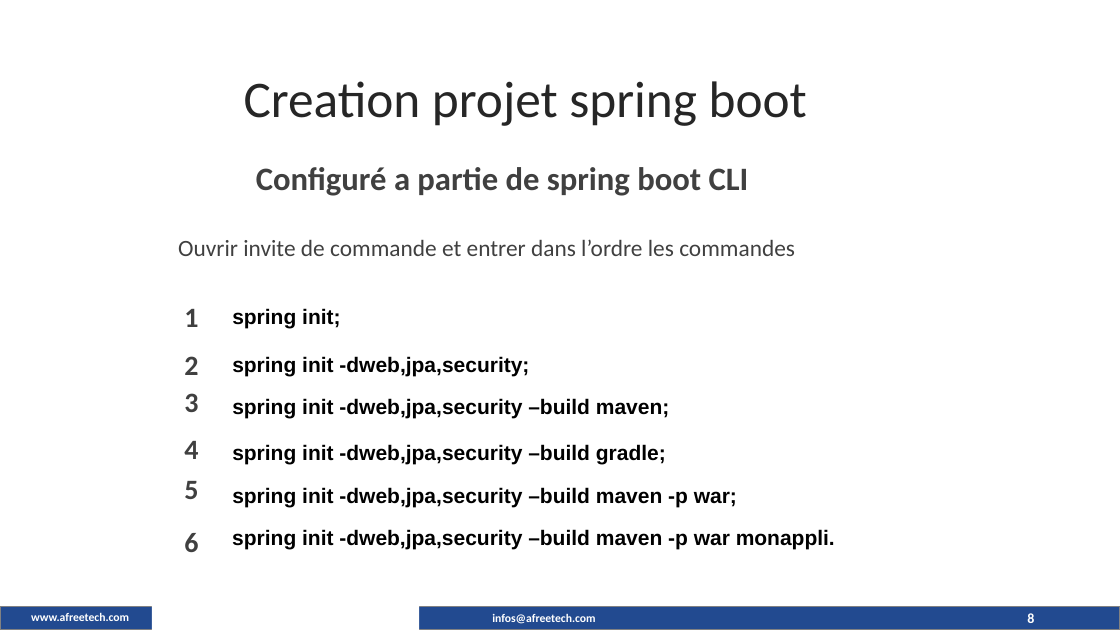
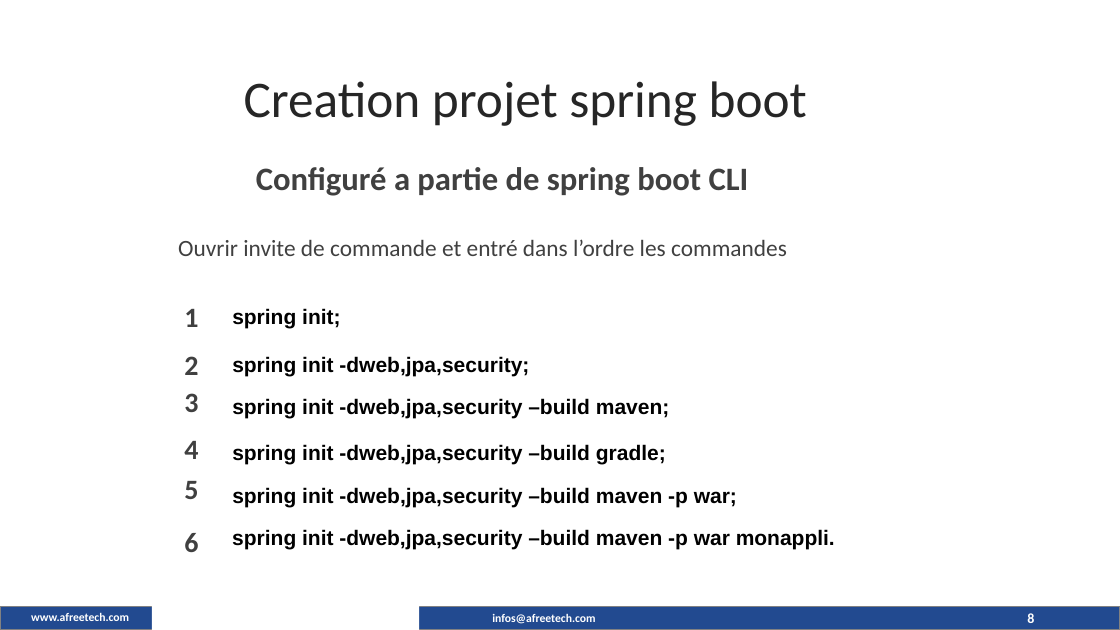
Before and after one commit to maximedorlin/maximedorlin, a slide deck: slide 8 of sprint boot.pptx. Drawn at 1120x630 pixels with LibreOffice and Linux fonts; fonts in the diff are those of the drawing; background and template pictures are left out. Boxes give left, top, right and bottom in pixels: in the first picture for what was removed or moved away, otherwise in the second. Text is boxed around its words. In the diff, an @@ line names an element or a change of style, - is before the commit and + after.

```diff
--- a/sprint boot.pptx
+++ b/sprint boot.pptx
@@ text at bbox=[178, 239, 787, 256]: text changed @@
-Ouvrir invite de commande et entrer dans l’ordre les commandes
+Ouvrir invite de commande et entré dans l’ordre les commandes
```
Also in this commit, not shown: 10 other slides changed.
